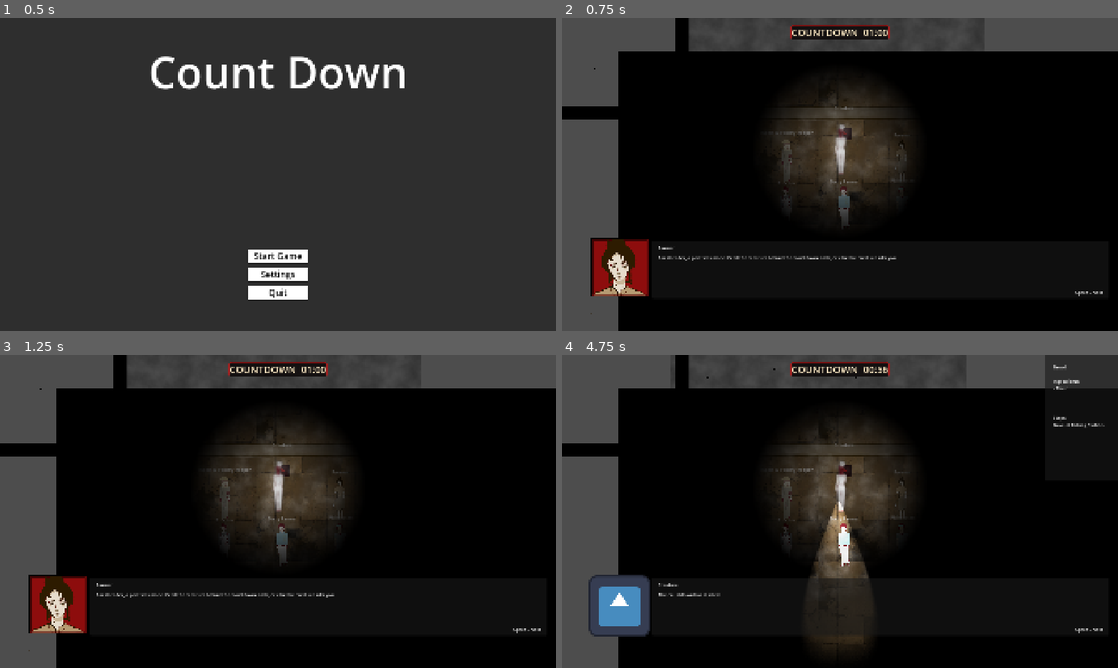
Above: before the commit, frames 1-4 (two rows, left to right).
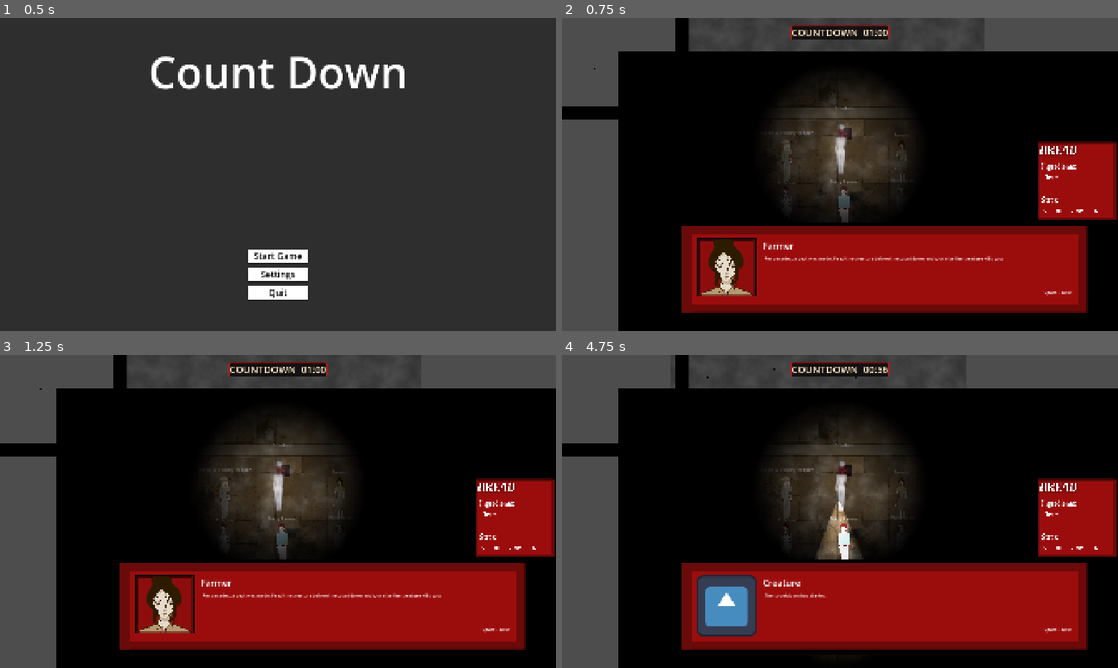
Above: after the commit, the same moments.

Repository: HackMan1248-AK/GMTK-2026
Game: Godot game, scene res://scenes/levels/main_menu.tscn
Same seed, same stepped clock (60 frames per second), same inputs: the game is played once before the commit and once after it. The engine's default icon, where the game draws it, is replaced by a stand-in: a white triangle on a blue panel in a dark square.
Inputs (mouse positions are in pixels of both pictures, inside the frame that each line leads up to):
- Up to frame 1 (0.5 s): no input
- Up to frame 2 (0.75 s): click "Start Game" at 0.5 s
- Up to frame 3 (1.25 s): no input
- Up to frame 4 (4.75 s): tap Enter (ui_accept) at 1.25, 1.52, 2, 2.27, 3.5, 3.77, 4.52 s; move the mouse to (962, 495) at 1.27 s; hold D (Right) 1.28-2.03 s; hold Tab (Show Recipe) 1.28-2.03 s; move the mouse to (728, 527) at 2.02 s; hold S (Down) 2.03-2.78 s; tap Space (DialogueNext) at 2.1 s; tap Tab (Show Recipe) every 0.75 s from 2.3 to 4.55 s; move the mouse to (895, 442) at 2.77 s; hold D (Right) 2.78-3.53 s; hold E (Interact) 2.78-3.53 s; move the mouse to (812, 574) at 3.52 s; hold W (Up) 3.53-4.28 s; click (812, 574) at 3.6 s; move the mouse to (1006, 558) at 4.27 s; hold A (Left) from 4.28 s (still down); hold Right mouse button (Right Click) from 4.28 s (still down)

Frame 1 is identical in both runs. In frame 2, 26% of the frame differs, in the area x 5-100%, y 39-95%; in frame 3, 26%; in frame 4, 27%, in the area x 4-100%, y 0-96%.

Commit message:
Last Minutes

Diff:
--- a/project.godot
+++ b/project.godot
@@ -17,7 +17,7 @@
 
 [autoload]
 
-DialogueManager="*res://scenes/dialogue/dialogue_manager.tscn"
+DialogueManager="*res://scenes/ui/dialogue_manager.tscn"
 DialogueEvents="*res://scripts/dialogue/dialogue_events.gd"
 RecipeDatabase="*uid://b2pdfv5sfscll"
 QuestManager="*uid://fboq21iu01dp"
--- a/scenes/enemies/fly_swarm.tscn
+++ b/scenes/enemies/fly_swarm.tscn
@@ -1,13 +1,21 @@
 [gd_scene format=3 uid="uid://cg6u605xxbesf"]
 
-[ext_resource type="Texture2D" uid="uid://c62cs0p6r37b0" path="res://icon.svg" id="1_0sju5"]
 [ext_resource type="Script" uid="uid://dbyanma566ndc" path="res://scripts/fly_swarm.gd" id="1_eiuqx"]
+[ext_resource type="Texture2D" uid="uid://bvg1jg3qfhx5r" path="res://assets/sprites/Flies/1_Transparent.png" id="2_mf1ac"]
+[ext_resource type="Texture2D" uid="uid://k3ssuorxmmah" path="res://assets/sprites/Flies/2_Transparent.png" id="3_qjyul"]
+[ext_resource type="Texture2D" uid="uid://bnx76gtam8qnq" path="res://assets/sprites/Flies/3.png" id="4_7knim"]
 
 [sub_resource type="SpriteFrames" id="SpriteFrames_jpyye"]
 animations = [{
 "frames": [{
 "duration": 1.0,
-"texture": ExtResource("1_0sju5")
+"texture": ExtResource("2_mf1ac")
+}, {
+"duration": 1.0,
+"texture": ExtResource("3_qjyul")
+}, {
+"duration": 1.0,
+"texture": ExtResource("4_7knim")
 }],
 "loop": 1,
 "name": &"default",
@@ -37,6 +45,8 @@
 speed = 300.0
 
 [node name="AnimatedSprite2D" type="AnimatedSprite2D" parent="." unique_id=902060995]
+position = Vector2(-78, 282)
+scale = Vector2(1.385, 1.385)
 sprite_frames = SubResource("SpriteFrames_jpyye")
 
 [node name="CollisionShape2D" type="CollisionShape2D" parent="." unique_id=835854246]
--- a/scenes/enemies/mutated_rats.tscn
+++ b/scenes/enemies/mutated_rats.tscn
@@ -1,13 +1,38 @@
 [gd_scene format=3 uid="uid://dwuu51onydw6h"]
 
 [ext_resource type="Script" uid="uid://bbxchnwfex164" path="res://scripts/mutated_rats.gd" id="1_dmqw1"]
-[ext_resource type="Texture2D" uid="uid://c62cs0p6r37b0" path="res://icon.svg" id="2_k2ejd"]
+[ext_resource type="Texture2D" uid="uid://c8epnxgu2vjs" path="res://assets/sprites/rat walk/1_Transparent.png" id="2_4xq06"]
+[ext_resource type="Texture2D" uid="uid://c6u6pm3qoesdq" path="res://assets/sprites/rat bite/1_Transparent.png" id="2_5gfuo"]
+[ext_resource type="Texture2D" uid="uid://rj7yf5r6gcyi" path="res://assets/sprites/rat bite/2_Transparent.png" id="3_51w4j"]
+[ext_resource type="Texture2D" uid="uid://cf3xrx6b7g51b" path="res://assets/sprites/rat walk/2_Transparent.png" id="3_rra05"]
+[ext_resource type="Texture2D" uid="uid://gymqfhlth46c" path="res://assets/sprites/rat bite/3_Transparent.png" id="4_jmlv7"]
+[ext_resource type="Texture2D" uid="uid://c1g5mlqvolfak" path="res://assets/sprites/rat walk/3_Transparent.png" id="4_q5dpv"]
 
 [sub_resource type="SpriteFrames" id="SpriteFrames_jpyye"]
 animations = [{
 "frames": [{
 "duration": 1.0,
-"texture": ExtResource("2_k2ejd")
+"texture": ExtResource("2_5gfuo")
+}, {
+"duration": 1.0,
+"texture": ExtResource("3_51w4j")
+}, {
+"duration": 1.0,
+"texture": ExtResource("4_jmlv7")
+}],
+"loop": 1,
+"name": &"attack",
+"speed": 5.0
+}, {
+"frames": [{
+"duration": 1.0,
+"texture": ExtResource("2_4xq06")
+}, {
+"duration": 1.0,
+"texture": ExtResource("3_rra05")
+}, {
+"duration": 1.0,
+"texture": ExtResource("4_q5dpv")
 }],
 "loop": 1,
 "name": &"default",
@@ -24,7 +49,11 @@
 script = ExtResource("1_dmqw1")
 
 [node name="AnimatedSprite2D" type="AnimatedSprite2D" parent="." unique_id=1034725754]
+position = Vector2(13, 126)
+scale = Vector2(0.35, 0.35)
 sprite_frames = SubResource("SpriteFrames_jpyye")
+animation = &"attack"
+frame_progress = 0.93512136
 
 [node name="CollisionShape2D" type="CollisionShape2D" parent="." unique_id=400322279]
 position = Vector2(-0.5, -0.5)
--- a/scenes/dialogue/dialogue_manager.tscn
+++ b/scenes/ui/dialogue_manager.tscn
@@ -1,16 +1,26 @@
 [gd_scene format=3 uid="uid://fkqbfarpmvbt"]
 
-[ext_resource type="Script" uid="uid://bx3ajfv4gfid8" path="res://scripts/dialogue/dialogue_manager.gd" id="1_dialogue_manager"]
-[ext_resource type="Texture2D" uid="uid://c62cs0p6r37b0" path="res://icon.svg" id="2_yophu"]
-[ext_resource type="Texture2D" uid="uid://15kdnqqux4pj" path="res://assets/sprites/Butcher headshot.png" id="3_exhwt"]
-[ext_resource type="Texture2D" uid="uid://cxorfpp5l8lbc" path="res://assets/sprites/Dairy farmer headshot.png" id="4_vupfr"]
-[ext_resource type="Texture2D" uid="uid://bj5aop1b5l76n" path="res://assets/sprites/farmer headshot (1).png" id="5_f8p4w"]
-[ext_resource type="Texture2D" uid="uid://ur28wfsecxxg" path="res://assets/sprites/Fisherman headshot.png" id="6_n4xmj"]
-[ext_resource type="Texture2D" uid="uid://rn31e35pbt5e" path="res://assets/sprites/Insect farmer headshot.png" id="7_mpnnp"]
+[ext_resource type="Script" uid="uid://bx3ajfv4gfid8" path="res://scripts/dialogue/dialogue_manager.gd" id="1_yhfqa"]
+[ext_resource type="Texture2D" uid="uid://b2bppf5bbj1hm" path="res://assets/sprites/Dialogue BG.png" id="2_n62gq"]
+[ext_resource type="Texture2D" uid="uid://c62cs0p6r37b0" path="res://icon.svg" id="3_xyod8"]
+[ext_resource type="Texture2D" uid="uid://15kdnqqux4pj" path="res://assets/sprites/Butcher headshot.png" id="4_35u3c"]
+[ext_resource type="Texture2D" uid="uid://cxorfpp5l8lbc" path="res://assets/sprites/Dairy farmer headshot.png" id="5_7rp53"]
+[ext_resource type="Texture2D" uid="uid://bj5aop1b5l76n" path="res://assets/sprites/farmer headshot (1).png" id="6_cr1t5"]
+[ext_resource type="Texture2D" uid="uid://ur28wfsecxxg" path="res://assets/sprites/Fisherman headshot.png" id="7_vu176"]
+[ext_resource type="Texture2D" uid="uid://rn31e35pbt5e" path="res://assets/sprites/Insect farmer headshot.png" id="8_yuu1i"]
+
+[sub_resource type="StyleBoxEmpty" id="StyleBoxEmpty_jpyye"]
 
 [node name="DialogueManager" type="CanvasLayer" unique_id=972691513]
 layer = 20
-script = ExtResource("1_dialogue_manager")
+script = ExtResource("1_yhfqa")
+
+[node name="BG" type="TextureRect" parent="." unique_id=475680196]
+offset_left = 306.0
+offset_top = 706.0
+offset_right = 1920.0
+offset_bottom = 1036.0
+texture = ExtResource("2_n62gq")
 
 [node name="Panel" type="Panel" parent="." unique_id=665257078]
 anchors_preset = 12
@@ -23,25 +33,29 @@
 offset_bottom = -112.0
 grow_horizontal = 2
 grow_vertical = 0
+theme_override_styles/panel = SubResource("StyleBoxEmpty_jpyye")
 
 [node name="SpeakerName" type="Label" parent="Panel" unique_id=141059231]
-layout_mode = 0
+layout_mode = 1
+anchors_preset = 10
 anchor_right = 1.0
-offset_left = 20.0
-offset_top = 14.0
-offset_right = -20.0
-offset_bottom = 42.0
+offset_left = 382.0
+offset_top = -4.0
+offset_right = -127.0
+offset_bottom = 38.0
 grow_horizontal = 2
+theme_override_font_sizes/font_size = 30
 text = "Speaker"
 
 [node name="DialogueText" type="RichTextLabel" parent="Panel" unique_id=531032030]
-layout_mode = 0
+layout_mode = 1
+anchors_preset = 15
 anchor_right = 1.0
 anchor_bottom = 1.0
-offset_left = 20.0
-offset_top = 48.0
-offset_right = -20.0
-offset_bottom = -38.0
+offset_left = 387.0
+offset_top = 50.0
+offset_right = -117.0
+offset_bottom = -36.0
 grow_horizontal = 2
 grow_vertical = 2
 bbcode_enabled = true
@@ -49,14 +63,15 @@
 scroll_active = false
 
 [node name="ContinueLabel" type="Label" parent="Panel" unique_id=1865289586]
-layout_mode = 0
+layout_mode = 1
+anchors_preset = 3
 anchor_left = 1.0
 anchor_top = 1.0
 anchor_right = 1.0
 anchor_bottom = 1.0
-offset_left = -112.0
-offset_top = -32.0
-offset_right = -20.0
+offset_left = -219.0
+offset_top = -33.0
+offset_right = -127.0
 offset_bottom = -10.0
 grow_horizontal = 0
 grow_vertical = 0
@@ -67,69 +82,69 @@
 anchors_preset = 2
 anchor_top = 1.0
 anchor_bottom = 1.0
-offset_left = 93.0
+offset_left = 463.0
 offset_top = -320.0
-offset_right = 304.0
+offset_right = 674.0
 offset_bottom = -109.0
 grow_vertical = 0
-texture = ExtResource("2_yophu")
+texture = ExtResource("3_xyod8")
 
 [node name="Butcher" type="TextureRect" parent="." unique_id=1682244362]
 anchors_preset = 2
 anchor_top = 1.0
 anchor_bottom = 1.0
-offset_left = 95.0
+offset_left = 464.99997
 offset_top = -319.0
-offset_right = 652.0
+offset_right = 1022.0
 offset_bottom = 238.0
 grow_vertical = 0
 scale = Vector2(0.3699113, 0.3699113)
-texture = ExtResource("3_exhwt")
+texture = ExtResource("4_35u3c")
 
 [node name="Dairy Farmer" type="TextureRect" parent="." unique_id=1900321462]
 anchors_preset = 2
 anchor_top = 1.0
 anchor_bottom = 1.0
-offset_left = -8.0
+offset_left = 362.0
 offset_top = -522.0
-offset_right = 1579.0
+offset_right = 1949.0
 offset_bottom = 1723.0
 grow_vertical = 0
 scale = Vector2(0.26849848, 0.27533844)
-texture = ExtResource("4_vupfr")
+texture = ExtResource("5_7rp53")
 
 [node name="Farmer" type="TextureRect" parent="." unique_id=1387200684]
 anchors_preset = 2
 anchor_top = 1.0
 anchor_bottom = 1.0
-offset_left = -20.0
+offset_left = 350.0
 offset_top = -503.0
-offset_right = 1567.0
+offset_right = 1937.0
 offset_bottom = 1742.0
 grow_vertical = 0
 scale = Vector2(0.28056586, 0.28056586)
-texture = ExtResource("5_f8p4w")
+texture = ExtResource("6_cr1t5")
 
 [node name="Fisherman" type="TextureRect" parent="." unique_id=1367670449]
 anchors_preset = 2
 anchor_top = 1.0
 anchor_bottom = 1.0
-offset_left = -24.0
+offset_left = 346.0
 offset_top = -480.0
-offset_right = 1563.0
+offset_right = 1933.0
 offset_bottom = 1765.0
 grow_vertical = 0
 scale = Vector2(0.2671981, 0.2671981)
-texture = ExtResource("6_n4xmj")
+texture = ExtResource("7_vu176")
 
 [node name="Insect & Poultry Keeper" type="TextureRect" parent="." unique_id=68758532]
 anchors_preset = 2
 anchor_top = 1.0
 anchor_bottom = 1.0
-offset_left = 18.0
+offset_left = 387.99997
 offset_top = -491.99994
-offset_right = 1605.0
+offset_right = 1975.0
 offset_bottom = 1753.0
 grow_vertical = 0
 scale = Vector2(0.2512555, 0.2512555)
-texture = ExtResource("7_mpnnp")
+texture = ExtResource("8_yuu1i")
--- a/scenes/ui/recipe_ui.tscn
+++ b/scenes/ui/recipe_ui.tscn
@@ -1,42 +1,156 @@
 [gd_scene format=3 uid="uid://wgk1q5gmmkhp"]
 
 [ext_resource type="Script" uid="uid://1b7nd1dnqksd" path="res://scripts/recipe_ui.gd" id="1_844ki"]
+[ext_resource type="Texture2D" uid="uid://c5ursakytyceg" path="res://assets/sprites/All recipes UI/Bread 1.png" id="2_aispx"]
+[ext_resource type="Texture2D" uid="uid://dt6fpvf6gt3w1" path="res://assets/sprites/All recipes UI/Bread 2.png" id="3_fsmob"]
+[ext_resource type="Texture2D" uid="uid://c0oynkydtmfy" path="res://assets/sprites/All recipes UI/Vegetable Soup 1.png" id="4_vj8rn"]
+[ext_resource type="Texture2D" uid="uid://b4puo7m62idnt" path="res://assets/sprites/All recipes UI/Vegetable Soup 2.png" id="5_vjpkw"]
+[ext_resource type="Texture2D" uid="uid://cgt7h30hdo0qb" path="res://assets/sprites/All recipes UI/Vegetable Soup 3.png" id="6_65bgf"]
+[ext_resource type="Texture2D" uid="uid://chknp0y0g11f7" path="res://assets/sprites/All recipes UI/Vegetable Soup 4.png" id="7_qe8vk"]
+[ext_resource type="Texture2D" uid="uid://bpl0c0rxtkhk7" path="res://assets/sprites/All recipes UI/Cream Soup 1.png" id="8_2a8ou"]
+[ext_resource type="Texture2D" uid="uid://g1v8kbc26s1i" path="res://assets/sprites/All recipes UI/Cream Soup 2.png" id="9_tdw8b"]
+[ext_resource type="Texture2D" uid="uid://dy58031763tlp" path="res://assets/sprites/All recipes UI/Cream Soup 3.png" id="10_lv7ce"]
+[ext_resource type="Texture2D" uid="uid://b8s0ia38ts4ec" path="res://assets/sprites/All recipes UI/Cream Soup 4.png" id="11_36fpm"]
+[ext_resource type="Texture2D" uid="uid://2bhek2eutxll" path="res://assets/sprites/All recipes UI/Meat Stew 1.png" id="12_qvrmp"]
+[ext_resource type="Texture2D" uid="uid://bx3fuxobaa5j6" path="res://assets/sprites/All recipes UI/Meat Stew 2.png" id="13_n7mt2"]
+[ext_resource type="Texture2D" uid="uid://esg48vvf6e0x" path="res://assets/sprites/All recipes UI/Meat Stew 3.png" id="14_43mmh"]
+[ext_resource type="Texture2D" uid="uid://dbrj0t88uhel4" path="res://assets/sprites/All recipes UI/Meat Stew 4.png" id="15_gg2gh"]
+[ext_resource type="Texture2D" uid="uid://d4a4koljiqj2d" path="res://assets/sprites/All recipes UI/Meat Stew 5.png" id="16_5kcbx"]
+[ext_resource type="Texture2D" uid="uid://clah1d00hqu0m" path="res://assets/sprites/All recipes UI/Meat Pie 1.png" id="17_llltv"]
+[ext_resource type="Texture2D" uid="uid://bmgx5n33hkmbx" path="res://assets/sprites/All recipes UI/Meat Pie 2.png" id="18_2qy12"]
+[ext_resource type="Texture2D" uid="uid://bv188tmhj1bas" path="res://assets/sprites/All recipes UI/Meat Pie 3.png" id="19_yjwi0"]
+[ext_resource type="Texture2D" uid="uid://cxrwipfxygijg" path="res://assets/sprites/All recipes UI/Meat Pie 4.png" id="20_ej12n"]
+[ext_resource type="Texture2D" uid="uid://dbwja3bw6f1qm" path="res://assets/sprites/All recipes UI/Fish Pie 1.png" id="21_cxfip"]
+[ext_resource type="Texture2D" uid="uid://c640gc2sywtxh" path="res://assets/sprites/All recipes UI/Meat Pie 5.png" id="21_fsmob"]
+[ext_resource type="Texture2D" uid="uid://b4rsyl8nedpcr" path="res://assets/sprites/All recipes UI/Fish Pie 2.png" id="22_6vyft"]
+[ext_resource type="Texture2D" uid="uid://bkffve7nmu8qs" path="res://assets/sprites/All recipes UI/Fish Pie 3.png" id="23_fp2vi"]
+[ext_resource type="Texture2D" uid="uid://hketqwj81qwk" path="res://assets/sprites/All recipes UI/Fish Pie 4.png" id="24_43qrm"]
+[ext_resource type="Texture2D" uid="uid://58xkp5iptw8u" path="res://assets/sprites/All recipes UI/Fish Pie 5.png" id="25_3l7ri"]
+[ext_resource type="Texture2D" uid="uid://dm7msrbjgm5fe" path="res://assets/sprites/All recipes UI/Mold Toast 1.png" id="26_3hm42"]
+[ext_resource type="Texture2D" uid="uid://b3xpeueum7mqq" path="res://assets/sprites/All recipes UI/Mold Toast 2.png" id="27_t0pn7"]
+[ext_resource type="Texture2D" uid="uid://h4b0i58naw13" path="res://assets/sprites/All recipes UI/Mold Toast 3.png" id="28_0ol2j"]
+[ext_resource type="Texture2D" uid="uid://cjxxjuajodgrd" path="res://assets/sprites/All recipes UI/Mold Toast 4.png" id="29_diy2y"]
+[ext_resource type="Texture2D" uid="uid://bj3cuh7neymhi" path="res://assets/sprites/All recipes UI/Mold Toast 5.png" id="30_uew7q"]
+[ext_resource type="Texture2D" uid="uid://dda353irwmuen" path="res://assets/sprites/All recipes UI/Flutter Chicken 1.png" id="31_vjv0a"]
+[ext_resource type="Texture2D" uid="uid://dbmkkcfbcsogy" path="res://assets/sprites/All recipes UI/Flutter Chicken 2.png" id="32_wxta7"]
+[ext_resource type="Texture2D" uid="uid://dg8btyydt7aj2" path="res://assets/sprites/All recipes UI/Flutter Chicken 3.png" id="33_ftmxm"]
+[ext_resource type="Texture2D" uid="uid://cusya8s0h0dnj" path="res://assets/sprites/All recipes UI/Flutter Chicken 4.png" id="34_pcrw4"]
+
+[sub_resource type="SpriteFrames" id="SpriteFrames_jpyye"]
+animations = [{
+"frames": [{
+"duration": 1.0,
+"texture": ExtResource("2_aispx")
+}, {
+"duration": 1.0,
+"texture": ExtResource("3_fsmob")
+}, {
+"duration": 1.0,
+"texture": ExtResource("4_vj8rn")
+}, {
+"duration": 1.0,
+"texture": ExtResource("5_vjpkw")
+}, {
+"duration": 1.0,
+"texture": ExtResource("6_65bgf")
+}, {
+"duration": 1.0,
+"texture": ExtResource("7_qe8vk")
+}, {
+"duration": 1.0,
+"texture": ExtResource("8_2a8ou")
+}, {
+"duration": 1.0,
+"texture": ExtResource("9_tdw8b")
+}, {
+"duration": 1.0,
+"texture": ExtResource("10_lv7ce")
+}, {
+"duration": 1.0,
+"texture": ExtResource("11_36fpm")
+}, {
+"duration": 1.0,
+"texture": ExtResource("12_qvrmp")
+}, {
+"duration": 1.0,
+"texture": ExtResource("13_n7mt2")
+}, {
+"duration": 1.0,
+"texture": ExtResource("14_43mmh")
+}, {
+"duration": 1.0,
+"texture": ExtResource("15_gg2gh")
+}, {
+"duration": 1.0,
+"texture": ExtResource("16_5kcbx")
+}, {
+"duration": 1.0,
+"texture": ExtResource("17_llltv")
+}, {
+"duration": 1.0,
+"texture": ExtResource("18_2qy12")
+}, {
+"duration": 1.0,
+"texture": ExtResource("19_yjwi0")
+}, {
+"duration": 1.0,
+"texture": ExtResource("20_ej12n")
+}, {
+"duration": 1.0,
+"texture": ExtResource("21_fsmob")
+}, {
+"duration": 1.0,
+"texture": ExtResource("21_cxfip")
+}, {
+"duration": 1.0,
+"texture": ExtResource("22_6vyft")
+}, {
+"duration": 1.0,
+"texture": ExtResource("23_fp2vi")
+}, {
+"duration": 1.0,
+"texture": ExtResource("24_43qrm")
+}, {
+"duration": 1.0,
+"texture": ExtResource("25_3l7ri")
+}, {
+"duration": 1.0,
+"texture": ExtResource("26_3hm42")
+}, {
+"duration": 1.0,
+"texture": ExtResource("27_t0pn7")
+}, {
+"duration": 1.0,
+"texture": ExtResource("28_0ol2j")
+}, {
+"duration": 1.0,
+"texture": ExtResource("29_diy2y")
+}, {
+"duration": 1.0,
+"texture": ExtResource("30_uew7q")
+}, {
+"duration": 1.0,
+"texture": ExtResource("31_vjv0a")
+}, {
+"duration": 1.0,
+"texture": ExtResource("32_wxta7")
+}, {
+"duration": 1.0,
+"texture": ExtResource("33_ftmxm")
+}, {
+"duration": 1.0,
+"texture": ExtResource("34_pcrw4")
+}],
+"loop": 1,
+"name": &"default",
+"speed": 5.0
+}]
 
 [node name="Recipe UI" type="CanvasLayer" unique_id=1514744875]
 script = ExtResource("1_844ki")
 
-[node name="Panel" type="Panel" parent="." unique_id=1815861499]
-anchors_preset = 1
-anchor_left = 1.0
-anchor_right = 1.0
-offset_left = -254.0
-offset_bottom = 433.0
-grow_horizontal = 0
-
-[node name="MarginContainer" type="MarginContainer" parent="Panel" unique_id=1996389991]
-layout_mode = 1
-anchors_preset = 15
-anchor_right = 1.0
-anchor_bottom = 1.0
-grow_horizontal = 2
-grow_vertical = 2
-theme_override_constants/margin_left = 30
-theme_override_constants/margin_top = 30
-theme_override_constants/margin_right = 30
-theme_override_constants/margin_bottom = 30
-
-[node name="VBoxContainer" type="VBoxContainer" parent="Panel/MarginContainer" unique_id=803555251]
-layout_mode = 2
-theme_override_constants/separation = 25
-
-[node name="RecipeName" type="Label" parent="Panel/MarginContainer/VBoxContainer" unique_id=998824994]
-layout_mode = 2
-text = "RECIPE"
-
-[node name="Ingredients" type="Label" parent="Panel/MarginContainer/VBoxContainer" unique_id=1415671102]
-layout_mode = 2
-text = "INGREDIENTS"
-
-[node name="Steps" type="Label" parent="Panel/MarginContainer/VBoxContainer" unique_id=20336283]
-layout_mode = 2
-text = "STEPS"
+[node name="AnimatedSprite2D" type="AnimatedSprite2D" parent="." unique_id=1107356755]
+position = Vector2(1767, 556)
+scale = Vector2(0.5023962, 0.5023962)
+sprite_frames = SubResource("SpriteFrames_jpyye")
+frame = 33
--- a/scripts/QuestManager.gd
+++ b/scripts/QuestManager.gd
@@ -1,6 +1,8 @@
 extends Node
 
 signal recipe_completed(recipe_name: String)
+signal recipe_progress(item_name: String)
+signal recipe_changed(recipe_name: String)
 
 var current_recipe_index = 0
 var current_recipe_name = ""
@@ -14,6 +16,7 @@
 		return
 
 	current_recipe_name = RecipeDatabase.recipe_order[current_recipe_index]
+	recipe_changed.emit(current_recipe_name)
 
 func complete_recipe():
 	recipe_completed.emit(current_recipe_name)
@@ -22,3 +25,6 @@
 
 func get_recipe():
 	return RecipeDatabase.recipes[current_recipe_name]
+
+func update_recipe_progress(item_name: String):
+	recipe_progress.emit(item_name)
--- a/scripts/dialogue/dialogue_manager.gd
+++ b/scripts/dialogue/dialogue_manager.gd
@@ -13,6 +13,7 @@
 @onready var speaker_name: Label = $Panel/SpeakerName
 @onready var dialogue_text: RichTextLabel = $Panel/DialogueText
 @onready var continue_label: Label = $Panel/ContinueLabel
+@onready var dialogue_box: TextureRect = $BG
 @onready var default_headshot: CanvasItem = $"Default Godot"
 
 @onready var headshots := {
@@ -150,6 +151,8 @@
 
 	for portrait in headshots.values():
 		portrait.visible = false
+
+	dialogue_box.visible = false
 
 	if active_tween != null:
 		active_tween.kill()
@@ -204,6 +207,8 @@
 	var text: String = str(line.get("text", ""))
 
 	_show_headshot(speaker)
+
+	dialogue_box.visible = true
 
 	speaker_name.text = speaker
 	dialogue_text.text = text
@@ -300,6 +305,7 @@
 	default_headshot.visible = false
 	for portrait in headshots.values():
 		portrait.visible = false
+	dialogue_box.visible = false
 	speaker_name.text = ""
 	dialogue_text.text = ""
 	continue_label.text = "Space - Next"
--- a/scripts/knife.gd
+++ b/scripts/knife.gd
@@ -4,6 +4,9 @@
 @export var damage: float = 10.0
 
 var direction: Vector2 = Vector2.RIGHT
+
+func _ready() -> void:
+	$AnimatedSprite2D.play("default")
 
 func _process(delta: float) -> void:
 	position += direction.normalized() * speed * delta
--- a/scripts/recipe_ui.gd
+++ b/scripts/recipe_ui.gd
@@ -1,37 +1,158 @@
 extends CanvasLayer
 
-@onready var recipe_name = $Panel/MarginContainer/VBoxContainer/RecipeName
-@onready var ingredients = $Panel/MarginContainer/VBoxContainer/Ingredients
-@onready var steps = $Panel/MarginContainer/VBoxContainer/Steps
+var progress := {}
+
+@onready var sprite: AnimatedSprite2D = $AnimatedSprite2D
+#@onready var recipe_name = $Panel/MarginContainer/VBoxContainer/RecipeName
+#@onready var ingredients = $Panel/MarginContainer/VBoxContainer/Ingredients
+#@onready var steps = $Panel/MarginContainer/VBoxContainer/Steps
 
 func _ready():
-	hide()
+	QuestManager.recipe_progress.connect(_on_recipe_progress)
+	QuestManager.recipe_changed.connect(_on_recipe_changed)
 
-func _process(_delta):
-	if visible:
-		update_recipe()
+	_on_recipe_changed(QuestManager.current_recipe_name)
 
-func update_recipe():
-	var recipe = QuestManager.get_recipe()
+func _on_recipe_progress(item:String):
+	progress[item] = true
 
-	recipe_name.text = QuestManager.current_recipe_name
+	match QuestManager.current_recipe_name:
 
-	ingredients.text = "Ingredients:\n"
+		"Bread":
+			if progress.has("Bread"):
+				sprite.frame = 1
 
-	for item in recipe["ingredients"]:
-		ingredients.text += "- %s\n" % item["item"]
+		"Vegetable Soup":
+			if progress.has("Sliced Vegetables") and sprite.frame < 2:
+				sprite.frame = 2
+			if progress.has("Cooked Vegetables") and sprite.frame < 3:
+				sprite.frame = 3
+			if progress.has("Vegetable Soup"):
+				sprite.frame = 4
 
-	steps.text = "\nSteps:\n"
 
-	for step in recipe["steps"]:
-		steps.text += "%s at %s\n" % [
-			step["action"],
-			step["station"]
-		]
+		"Cream Soup":
 
-func _input(event):
-	if event.is_action_pressed("Show Recipe"):
-		visible = !visible
+			if progress.has("Heated Spoiled Milk") and sprite.frame < 5:
+				sprite.frame = 5
 
-		if visible:
-			update_recipe()
+			if progress.has("Cream Soup"):
+				sprite.frame = 6
+
+
+		"Meat Stew":
+
+			if progress.has("Sliced Rotten Meat") and sprite.frame < 7:
+				sprite.frame = 7
+
+			if progress.has("Cooked Rotten Meat") and sprite.frame < 8:
+				sprite.frame = 8
+
+			if progress.has("Meat Stew"):
+				sprite.frame = 9
+
+
+		"Meat Pie":
+
+			if progress.has("Sliced Meat"):
+				sprite.frame = 10
+
+			if progress.has("Sliced Meat") and progress.has("Bread"):
+				sprite.frame = 11
+
+			if progress.has("Meat Pie"):
+				sprite.frame = 12
+
+
+		"Fish Pie":
+
+			if progress.has("Sliced Fish"):
+				sprite.frame = 13
+
+			if progress.has("Sliced Fish") and progress.has("Bread"):
+				sprite.frame = 14
+
+			if progress.has("Fish Pie"):
+				sprite.frame = 15
+
+
+		"Mold Toast":
+
+			if progress.has("Bread"):
+				sprite.frame = 16
+
+			if progress.has("Mold Toast"):
+				sprite.frame = 17
+
+
+		"Flutter Chicken":
+
+			if progress.has("Grilled Chicken"):
+				sprite.frame = 18
+
+			if progress.has("Flutter Chicken"):
+				sprite.frame = 19
+
+func _on_recipe_changed(recipe_name: String):
+	progress.clear()
+
+	match recipe_name:
+		"Bread":
+			sprite.frame = 0
+
+		"Vegetable Soup":
+			sprite.frame = 2
+
+		"Cream Soup":
+			sprite.frame = 5
+
+		"Meat Stew":
+			sprite.frame = 7
+
+		"Meat Pie":
+			sprite.frame = 10
+
+		"Fish Pie":
+			sprite.frame = 13
+
+		"Mold Toast":
+			sprite.frame = 16
+
+		"Flutter Chicken":
+			sprite.frame = 18
+
+func reset_recipe():
+	progress.clear()
+	sprite.frame = 0
+
+#func _ready():
+	#hide()
+
+#func _process(_delta):
+	#if visible:
+		#update_recipe()
+#
+#func update_recipe():
+	#var recipe = QuestManager.get_recipe()
+#
+	#recipe_name.text = QuestManager.current_recipe_name
+#
+	#ingredients.text = "Ingredients:\n"
+#
+	#for item in recipe["ingredients"]:
+		#ingredients.text += "- %s\n" % item["item"]
+#
+	#steps.text = "\nSteps:\n"
+#
+	#for step in recipe["steps"]:
+		#steps.text += "%s at %s\n" % [
+			#step["action"],
+			#step["station"]
+		#]
+#
+#func _input(event):
+	#if event.is_action_pressed("Show Recipe"):
+		#visible = !visible
+		#
+		#if visible:
+			#update_recipe()
--- a/scripts/station.gd
+++ b/scripts/station.gd
@@ -253,3 +253,4 @@
 						held_item.name = "Flutter Chicken"
 
 	held_item.item_id = held_item.name
+	QuestManager.update_recipe_progress(held_item.name)
Binary file changed: assets/sprites/All recipes UI/7.png
Binary file changed: assets/sprites/All recipes UI/8.png
Binary file changed: assets/sprites/All recipes UI/9.png
Binary file added: assets/sprites/All recipes UI/Bread 1.png
Not shown, added: assets/sprites/All recipes UI/Bread 1.png.import
Binary file added: assets/sprites/All recipes UI/Bread 2.png
Not shown, added: assets/sprites/All recipes UI/Bread 2.png.import
Binary file added: assets/sprites/All recipes UI/Cream Soup 1.png
Not shown, added: assets/sprites/All recipes UI/Cream Soup 1.png.import
Binary file added: assets/sprites/All recipes UI/Cream Soup 2.png
Not shown, added: assets/sprites/All recipes UI/Cream Soup 2.png.import
Binary file added: assets/sprites/All recipes UI/Cream Soup 3.png
(and 61 more such lines)
